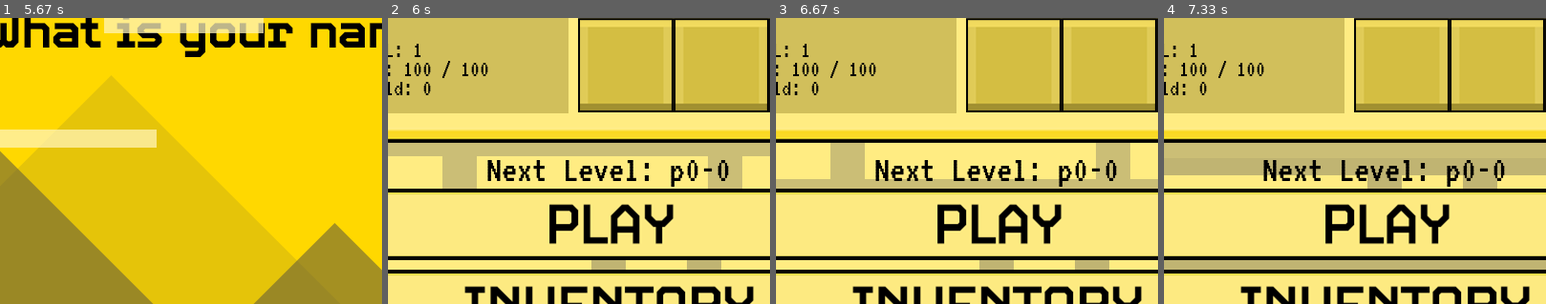
Above: before the commit, frames 1-4 (left to right).
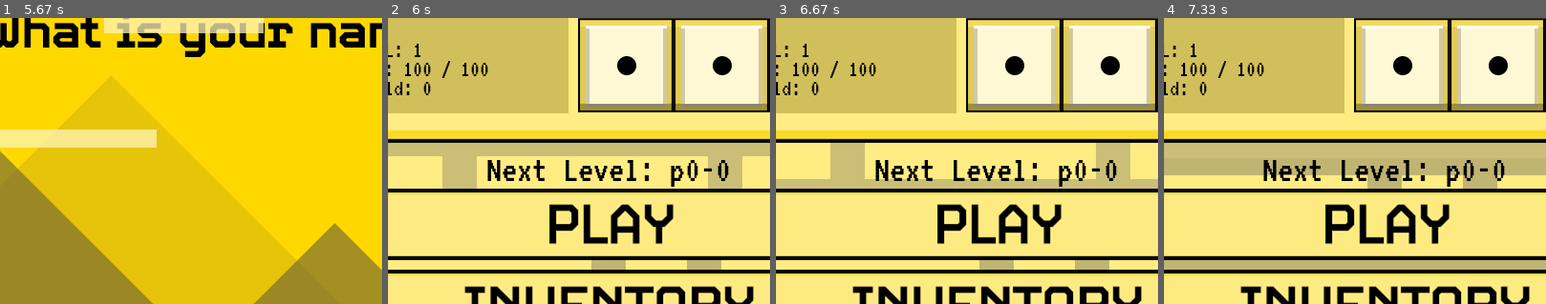
Above: after the commit, the same moments.

Repository: bloopsoup/DANGERdice
Game: pygame game, started from DANGERdice.py
Two runs of this game, one before a commit and one after it. Both use one fixed random seed, a clock stepped at 60 frames per second and the inputs below.
Inputs (mouse positions are % of the whole screen's width and height, from its top left):
- Up to frame 1 (5.67 s): click (50, 56) at 0.93 s; tap Enter at 3.42 s; click (50, 51) at 3.8 s; click (92, 28) at 4.13 s; click (96, 94) at 4.47 s; click (71, 32) at 4.8 s; click (26, 68) at 5.63 s
- Up to frame 2 (6 s): click (21, 44) at 5.97 s
- Up to frame 3 (6.67 s): click "LVL: 1" at 6.3 s; click (96, 94) at 6.63 s
- Up to frame 4 (7.33 s): click (34, 18) at 6.97 s
The pictures show only the part of the screen within x 21-71%, y 12-62%; the shares and areas given below are measured in that part.

Frame 1 is identical in both runs. In frame 2, 12% of the frame differs, in the area x 51-98%, y 2-31%; in frame 3, 12%; in frame 4, 12%.

Commit message:
migrated player_menu

Diff:
--- a/controller/config/spritesheet_config.py
+++ b/controller/config/spritesheet_config.py
@@ -47,5 +47,23 @@
     "unequip": ["button3", 2, 0, 3],
     "sound": ["button3", 2, 3, 3],
     "attack": ["button4", 0, 0, 3],
-    "skip_tutorial": ["button4", 1, 0, 3]
+    "skip_tutorial": ["button4", 1, 0, 3],
+    "basic1": ["dice1", 0, 0, 6],
+    "basic2": ["dice1", 1, 0, 6],
+    "basic3": ["dice1", 2, 0, 6],
+    "basic4": ["dice1", 3, 0, 6],
+    "basic5": ["dice1", 4, 0, 6],
+    "poison1": ["dice1", 5, 0, 6],
+    "poison2": ["dice2", 0, 0, 6],
+    "poison3": ["dice2", 1, 0, 6],
+    "heal1": ["dice2", 2, 0, 6],
+    "heal2": ["dice2", 3, 0, 6],
+    "heal3": ["dice2", 4, 0, 6],
+    "placeholder_die": ["dice2", 5, 0, 6],
+    "divider1": ["dice3", 0, 0, 6],
+    "divider2": ["dice3", 1, 0, 6],
+    "divider3": ["dice3", 2, 0, 6],
+    "multiplier1": ["dice3", 3, 0, 6],
+    "multiplier2": ["dice3", 4, 0, 6],
+    "multiplier3": ["dice3", 5, 0, 6]
 }
--- a/controller/loader.py
+++ b/controller/loader.py
@@ -73,4 +73,7 @@
 
 def create_player() -> Player:
     """Creates a player."""
-    return Player("p0-0")
+    player = Player("p0-0")
+    player.append_to_preference("basic1")
+    player.append_to_preference("basic1")
+    return player
--- a/controller/states/player_menu.py
+++ b/controller/states/player_menu.py
@@ -28,6 +28,7 @@
                                      "Gold: {0}".format(self.player.get_money())])
         self.canvas.add_element(self.level_display, 0)
         self.level_display.set_text(0, "Next Level: {0}".format(self.player.get_stage()))
+        self.add_dice_to_canvas()
 
         self.canvas.add_element(Button(load_some_sprites("play"), (150, 250), BUTTON_DEFAULT, self.play), 0)
         self.canvas.add_element(Button(load_some_sprites("inventory"), (150, 335), BUTTON_DEFAULT, self.inventory), 0)
@@ -39,6 +40,16 @@
     def startup(self):
         self.setup_canvas()
         music_handler.change(load_sound("note", False))
+
+    def add_dice_to_canvas(self):
+        """Adds dice to the canvas."""
+        current = 0
+        for i, die in enumerate(self.player.get_preference_all()):
+            die_display = Idle(load_some_sprites(self.player.get_preference(i)), (376 + current, 79),
+                               load_idle_animation("square"))
+            die_display.set_idle(False)
+            self.canvas.add_element(die_display, 0)
+            current += 100
 
     def play(self):
         """Onto battle!"""
--- a/entities/dice/die.py
+++ b/entities/dice/die.py
@@ -11,7 +11,7 @@
         self.price = price
         self.damage_type = damage_type
         self.safe = safe
-        self.name = "{0} {1}X Die".format(self.damage_type.title(), self.multiple)
+        self.name = "{0}{1}".format(self.damage_type, self.multiple)
         self.rolled = False
 
     def get_name(self) -> str:
--- a/entities/enemies/enemy.py
+++ b/entities/enemies/enemy.py
@@ -35,6 +35,10 @@
         """Gets the ith element of the enemy's preference."""
         assert i < len(self.preference), "preference index out of bounds"
         return self.preference[i]
+
+    def get_preference_all(self) -> list[str]:
+        """Gets the enemy's preference."""
+        return self.preference
 
     def append_to_preference(self, element: str):
         """Adds element to the enemy's preference."""
